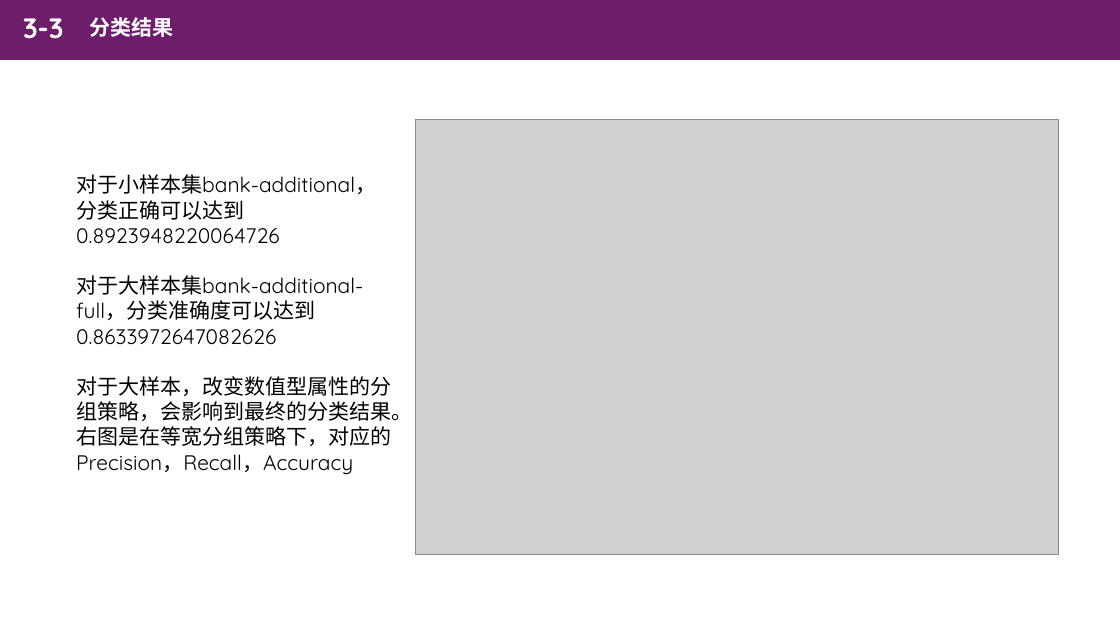
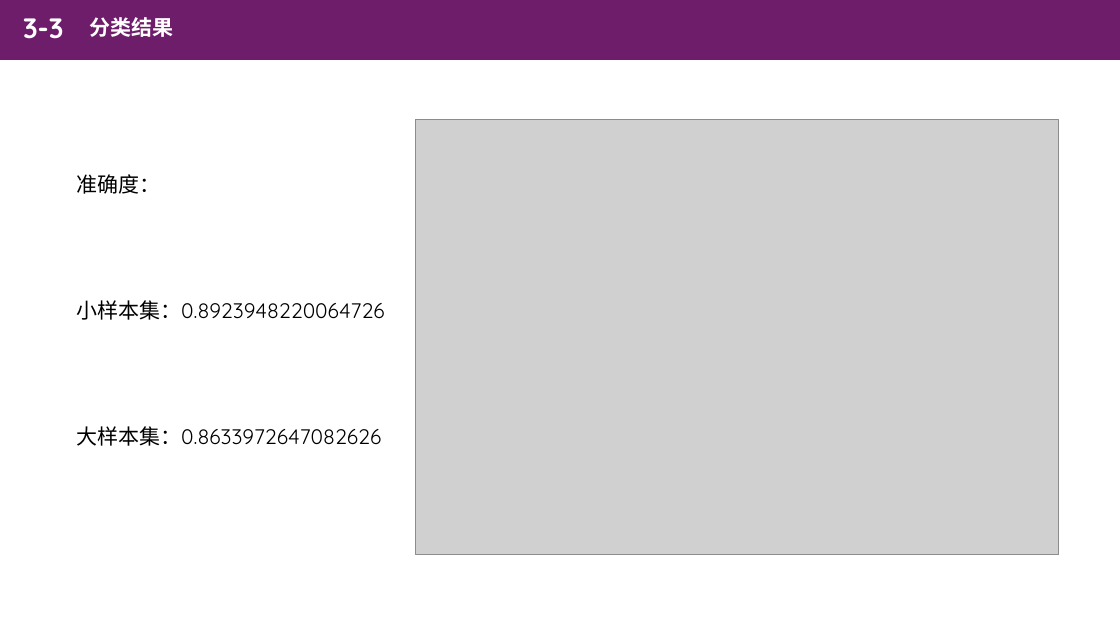
Before and after one commit to cuiods/DataRepository, a slide deck: slide 8 of Homework2/BankClassify/doc/数据仓库报告.pptx (slide 9 before the commit). Drawn at 1120x630 pixels with LibreOffice and Linux fonts; fonts in the diff are those of the drawing; grey boxes stand for pictures. Boxes give left, top, right and bottom in pixels: in the first picture for what was removed or moved away, otherwise in the second. Text is boxed around its words. In the diff, an @@ line names an element or a change of style, - is before the commit and + after.

```diff
--- a/Homework2/BankClassify/doc/数据仓库报告.pptx
+++ b/Homework2/BankClassify/doc/数据仓库报告.pptx
@@ text at <box>76,174,385,446</box>: text changed @@
-对于小样本集bank-additional，分类正确可以达到0.8923948220064726
-对于大样本集bank-additional-full，分类准确度可以达到0.8633972647082626
-对于大样本，改变数值型属性的分组策略，会影响到最终的分类结果。右图是在等宽分组策略下，对应的Precision，Recall，Accuracy
+准确度：
+小样本集：0.8923948220064726
+大样本集：0.8633972647082626
```
Also in this commit, not shown: 5 other slides changed, 1 slide removed, 1 other file.
